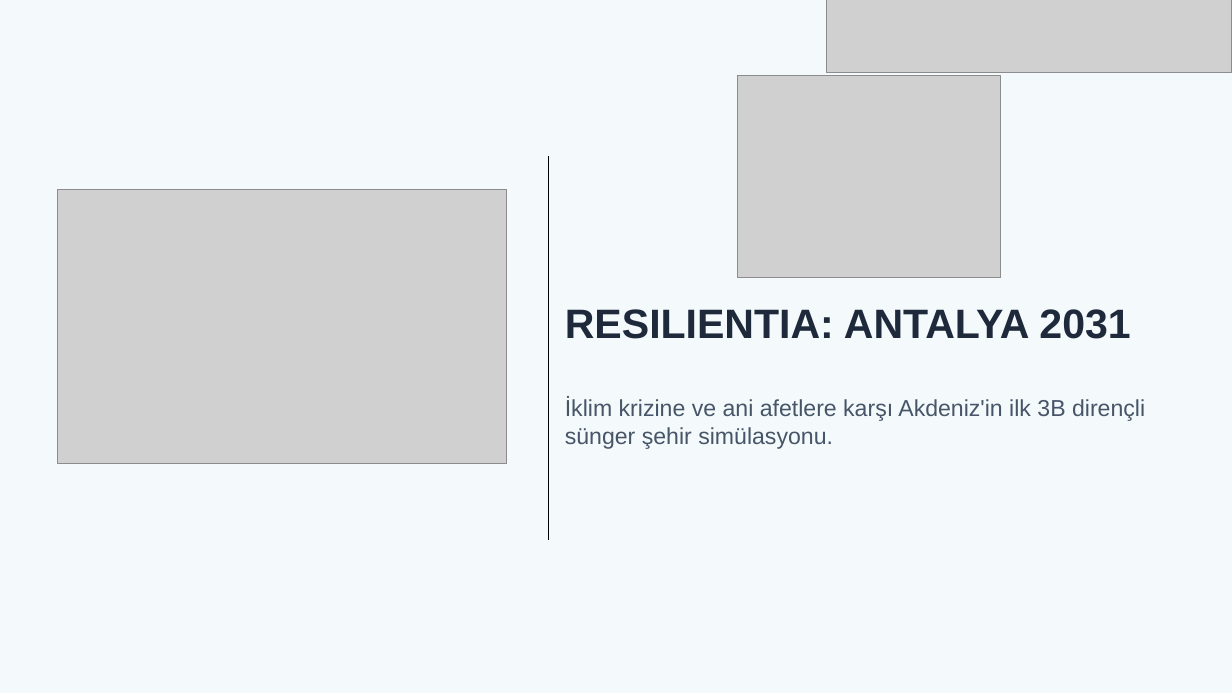
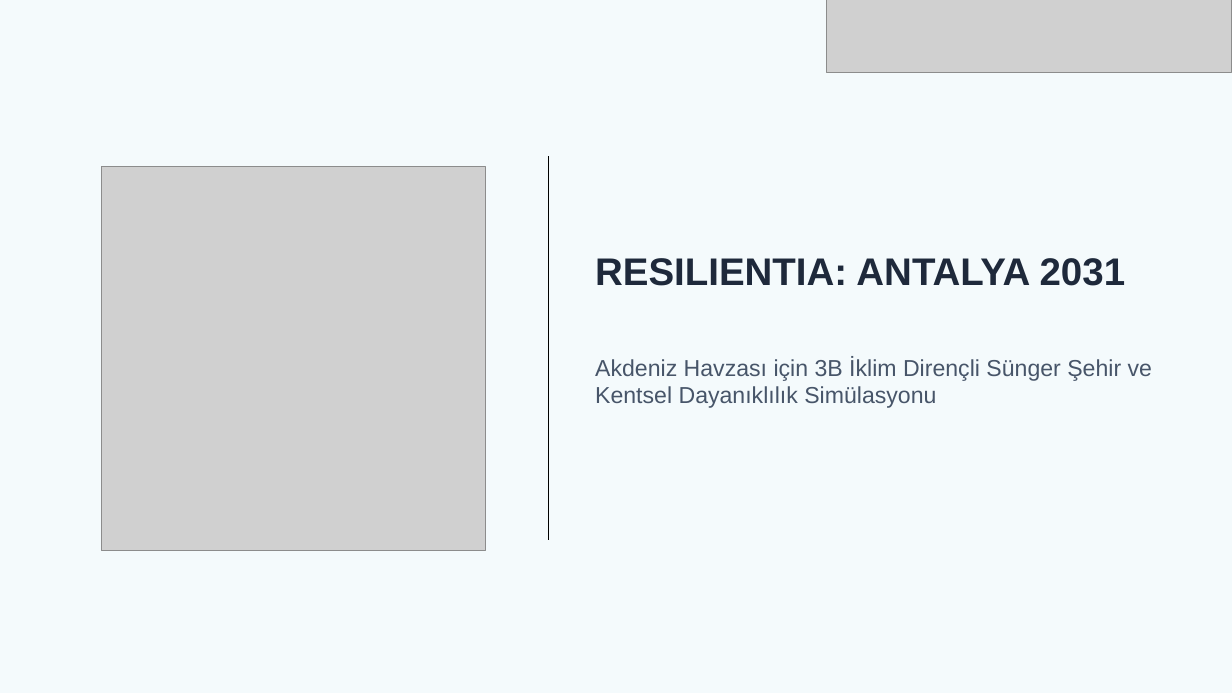
Before and after one commit to muratyildirim12q/resilientia-antalya, a slide deck: slide 1 of RESILIENTIA_ANTALYA_2031_SUNUM.pptx. Drawn at 1232x693 pixels with LibreOffice and Linux fonts; fonts in the diff are those of the drawing; grey boxes stand for pictures. Boxes give left, top, right and bottom in pixels: in the first picture for what was removed or moved away, otherwise in the second. Text is boxed around its words. In the diff, an @@ line names an element or a change of style, - is before the commit and + after.

```diff
--- a/RESILIENTIA_ANTALYA_2031_SUNUM.pptx
+++ b/RESILIENTIA_ANTALYA_2031_SUNUM.pptx
@@ picture removed at box(738, 76, 1000, 278) @@
@@ picture: place and size @@
-picture at box(58, 189, 507, 464)
+picture at box(101, 166, 485, 551)
@@ text "RESILIENTIA: ANTALYA 2031": place and size @@
-text "RESILIENTIA: ANTALYA 2031" at box(565, 309, 1130, 339)
+text "RESILIENTIA: ANTALYA 2031" at box(595, 258, 1126, 286)
@@ text "RESILIENTIA: ANTALYA 2031" at box(595, 258, 1126, 286): size 32 to 30 pt @@
@@ text at box(595, 357, 1152, 408): text changed @@
-İklim krizine ve ani afetlere karşı Akdeniz'in ilk 3B dirençli sünger şehir simülasyonu.
+Akdeniz Havzası için 3B İklim Dirençli Sünger Şehir ve Kentsel Dayanıklılık Simülasyonu
```
Also in this commit, not shown: 8 other slides changed, 1 slide added, 1 slide removed, 5 other files.
